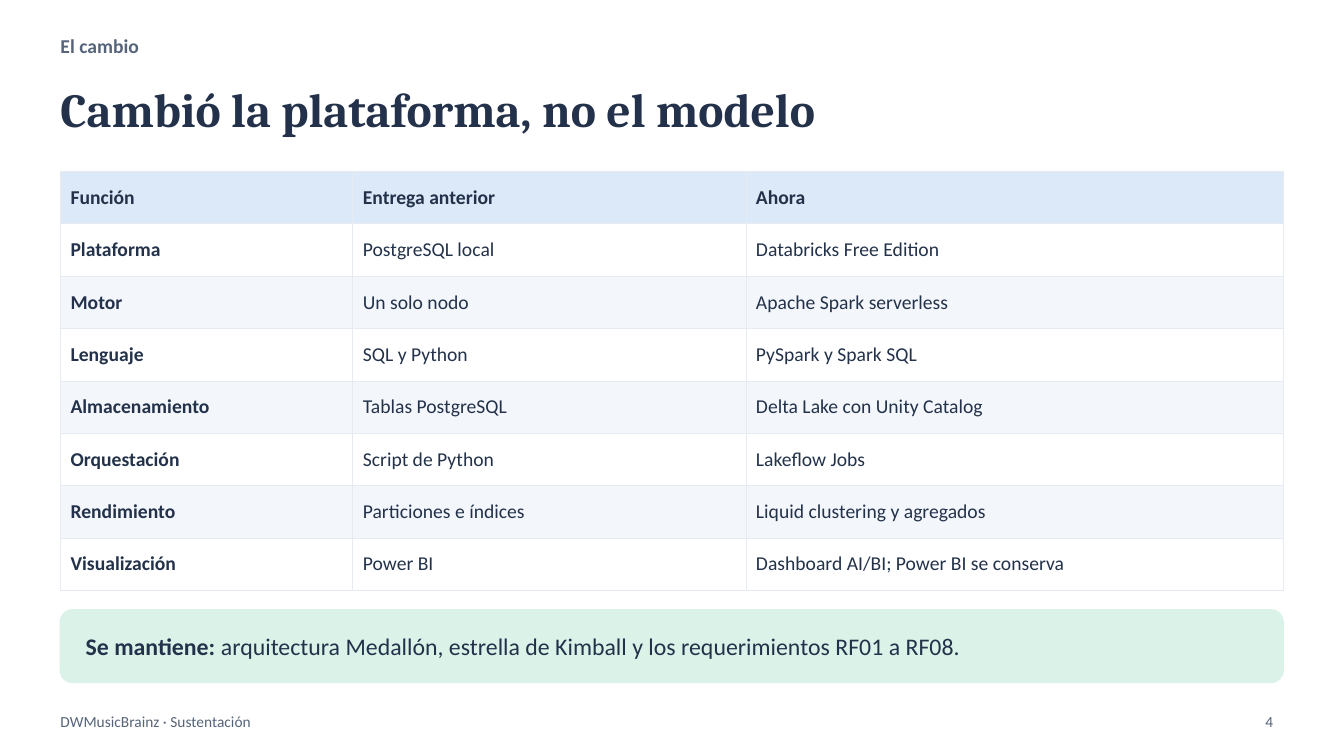
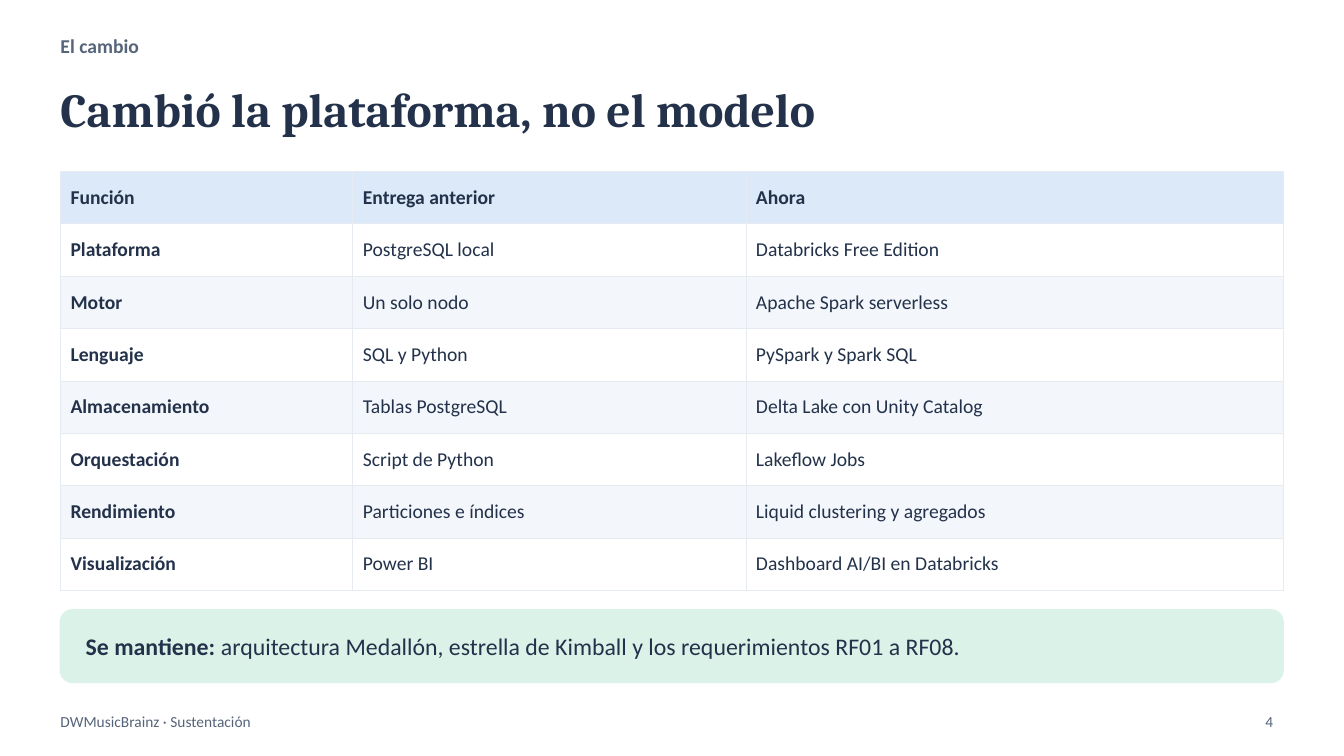
Before and after one commit to srusso1/DWH-MusicBrainz, a slide deck: slide 4 of docs/DWMusicBrainz_Sustentacion_v4.pptx. Drawn at 1344x756 pixels with LibreOffice and Linux fonts; fonts in the diff are those of the drawing. Boxes give left, top, right and bottom in pixels: in the first picture for what was removed or moved away, otherwise in the second. Text is boxed around its words. In the diff, an @@ line names an element or a change of style, - is before the commit and + after.

Commit message:
docs: dejar el dashboard AI/BI como unico vigente

```diff
--- a/docs/DWMusicBrainz_Sustentacion_v4.pptx
+++ b/docs/DWMusicBrainz_Sustentacion_v4.pptx
@@ table at (60, 171, 1284, 575) @@
-row 8, column 3: Dashboard AI/BI; Power BI se conserva
+row 8, column 3: Dashboard AI/BI en Databricks
```
Also in this commit, not shown: 4 other slides changed, 6 other files.
